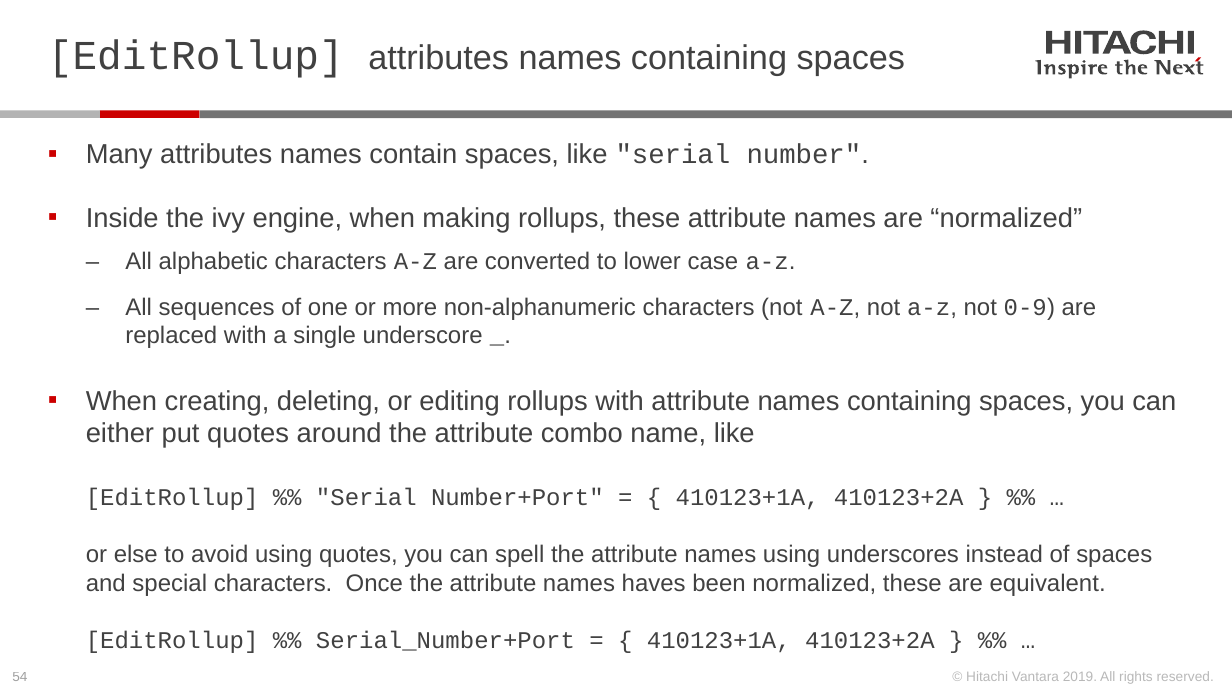
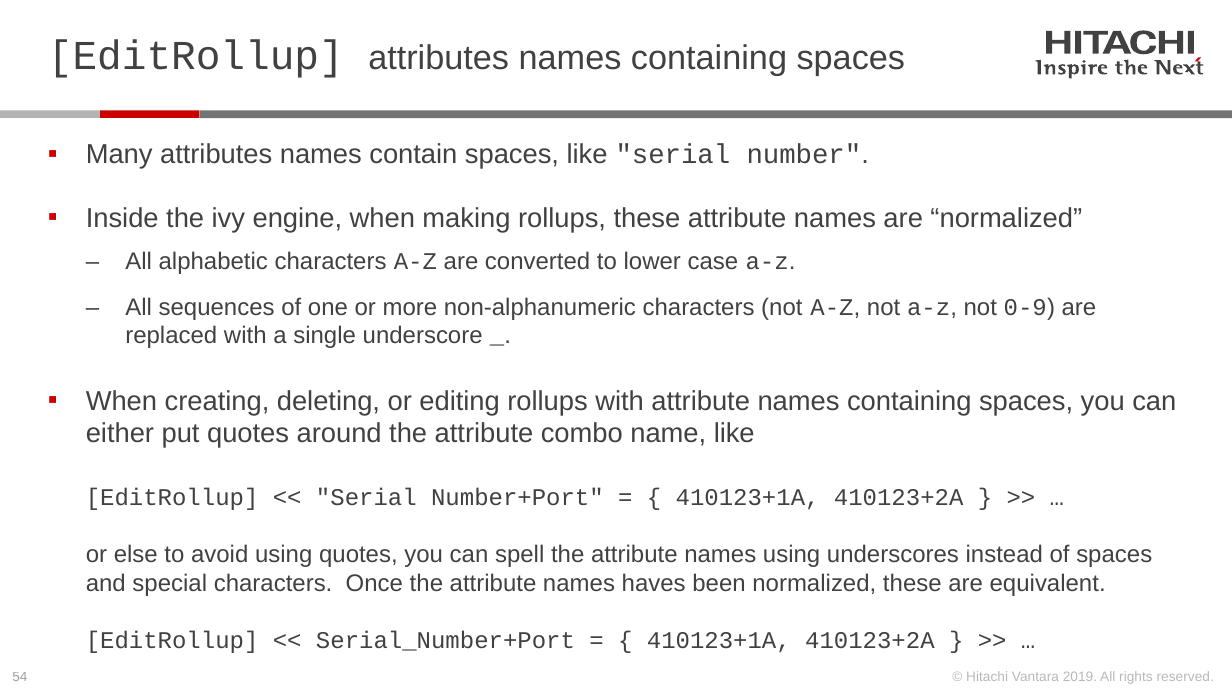
Before and after one commit to Hitachi-Data-Systems/ivy, a slide deck: slide 54 of doc/Programming the ivy engine.pptx. Drawn at 1232x693 pixels with LibreOffice and Linux fonts; fonts in the diff are those of the drawing. Boxes give left, top, right and bottom in pixels: in the first picture for what was removed or moved away, otherwise in the second. Text is boxed around its words. In the diff, an @@ line names an element or a change of style, - is before the commit and + after.

```diff
--- a/doc/Programming the ivy engine.pptx
+++ b/doc/Programming the ivy engine.pptx
@@ text at (x1=86, y1=390, x2=1176, y2=653): text changed @@
-▪ When creating, deleting, or editing rollups with attribute names containing spaces, you can either put quotes around the attribute combo name, like
-  [EditRollup] %% "Serial Number+Port" = { 410123+1A, 410123+2A } %% …
-  or else to avoid using quotes, you can spell the attribute names using underscores instead of spaces and special characters. Once the attribute names haves been normalized, these are equivalent.
-  [EditRollup] %% Serial_Number+Port = { 410123+1A, 410123+2A } %% …
+▪ When creating, deleting, or editing rollups with attribute names containing spaces, you can either put quotes around the attribute combo name, like
+  [EditRollup] << "Serial Number+Port" = { 410123+1A, 410123+2A } >> …
+  or else to avoid using quotes, you can spell the attribute names using underscores instead of spaces and special characters. Once the attribute names haves been normalized, these are equivalent.
+  [EditRollup] << Serial_Number+Port = { 410123+1A, 410123+2A } >> …
```
Also in this commit, not shown: 13 other slides changed, 12 other files.
